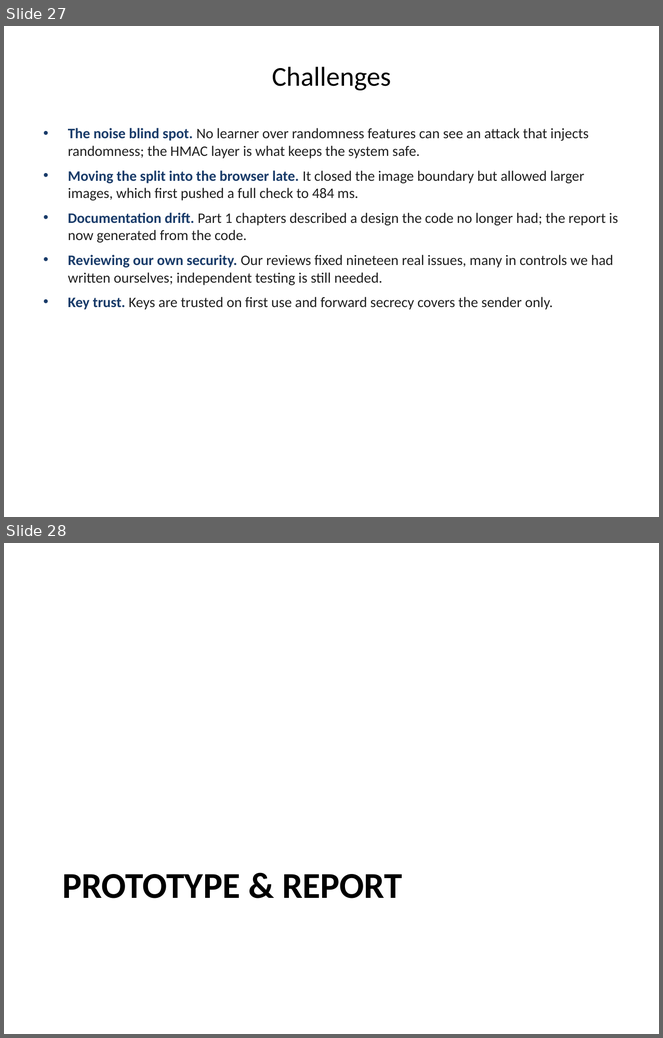
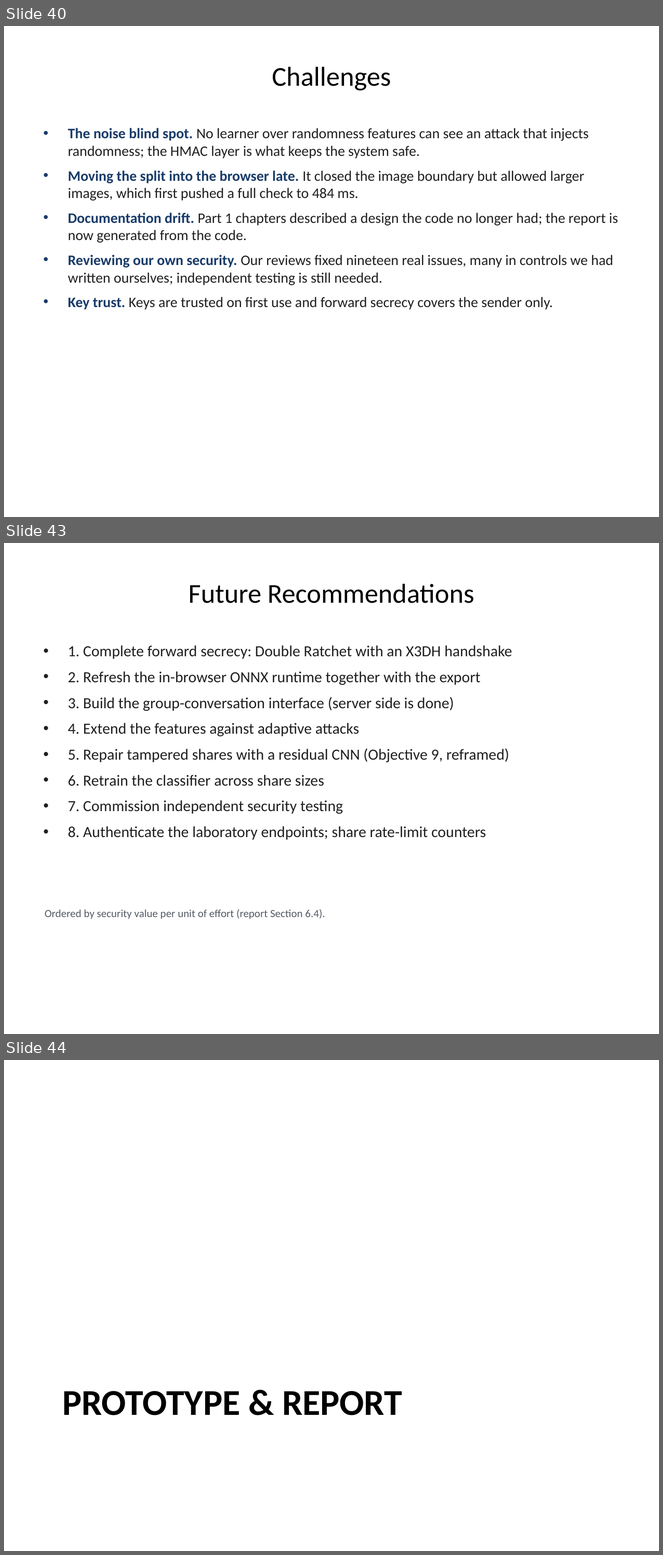
Before and after one commit to 1337PAIN/Reveal-X-chat, a slide deck: Reveal-X_FYP_Presentation.pptx. Shown one above the other, each under a label of ours: slides 27 and 28 before the commit, slides 40, 43 and 44 after it; the slides between them are not shown. The pictures are 663x1038 and 663x1555 pixels, drawn with LibreOffice and Linux fonts; fonts in the diff are those of the drawing; background and template pictures are left out. Boxes give left, top, right and bottom in pixels: in the first picture for what was removed or moved away, otherwise in the second. Text is boxed around its words. In the diff, an @@ line names an element or a change of style, - is before the commit and + after.

Commit message:
Extend the FYP presentation to 49 slides
Adds the report's comparison tables, layered architecture, STRIDE and
threat resistance model, the detector's features and datasets, the test
suite by area and test case TC-01, storage cost, the two integrity
layers, the classifier comparison, server/browser parity, Objective 9,
critical review, future recommendations, a reconstruction screenshot
and a conclusion.

```diff
--- a/Reveal-X_FYP_Presentation.pptx
+++ b/Reveal-X_FYP_Presentation.pptx
@@ slide 43 added at bbox=[4, 543, 659, 1034], background picture (left out) @@
@@ title added at bbox=[189, 584, 475, 603], 30 pt, text #000000 @@
+Future Recommendations
@@ text added at bbox=[68, 645, 512, 840], 17 pt, text #1F1F1F @@
+• 1. Complete forward secrecy: Double Ratchet with an X3DH handshake
+• 2. Refresh the in-browser ONNX runtime together with the export
+• 3. Build the group-conversation interface (server side is done)
+• 4. Extend the features against adaptive attacks
+• 5. Repair tampered shares with a residual CNN (Objective 9, reframed)
+• 6. Retrain the classifier across share sizes
+• 7. Commission independent security testing
+• 8. Authenticate the laboratory endpoints; share rate-limit counters
@@ text added at bbox=[45, 910, 325, 919], 12 pt, text #555B66 @@
+Ordered by security value per unit of effort (report Section 6.4).
@@ what was slide 27 is now slide 40 @@
@@ what was slide 28 is now slide 44 @@
```
Also in this commit, not shown: 17 other slides added, 1 other file.
